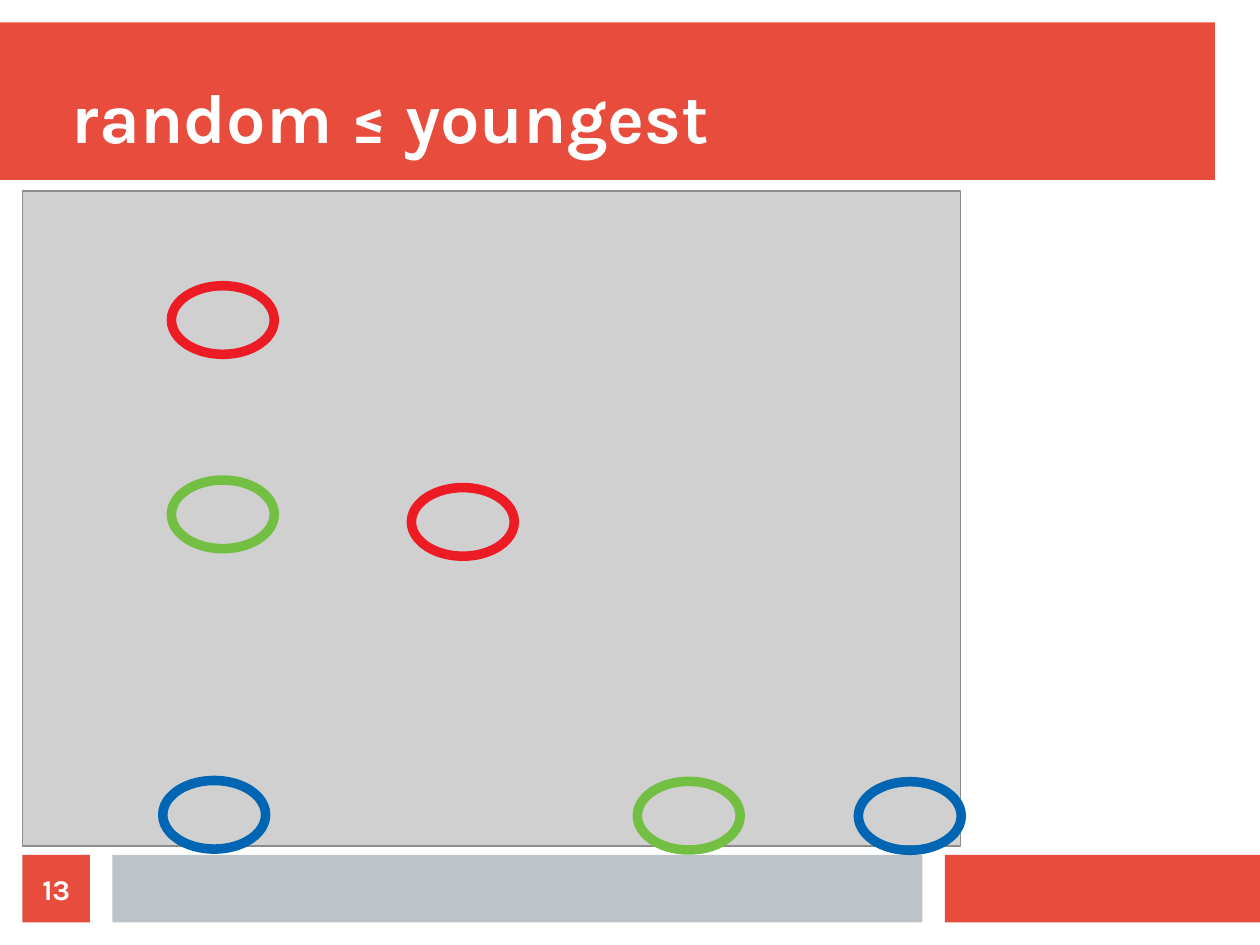
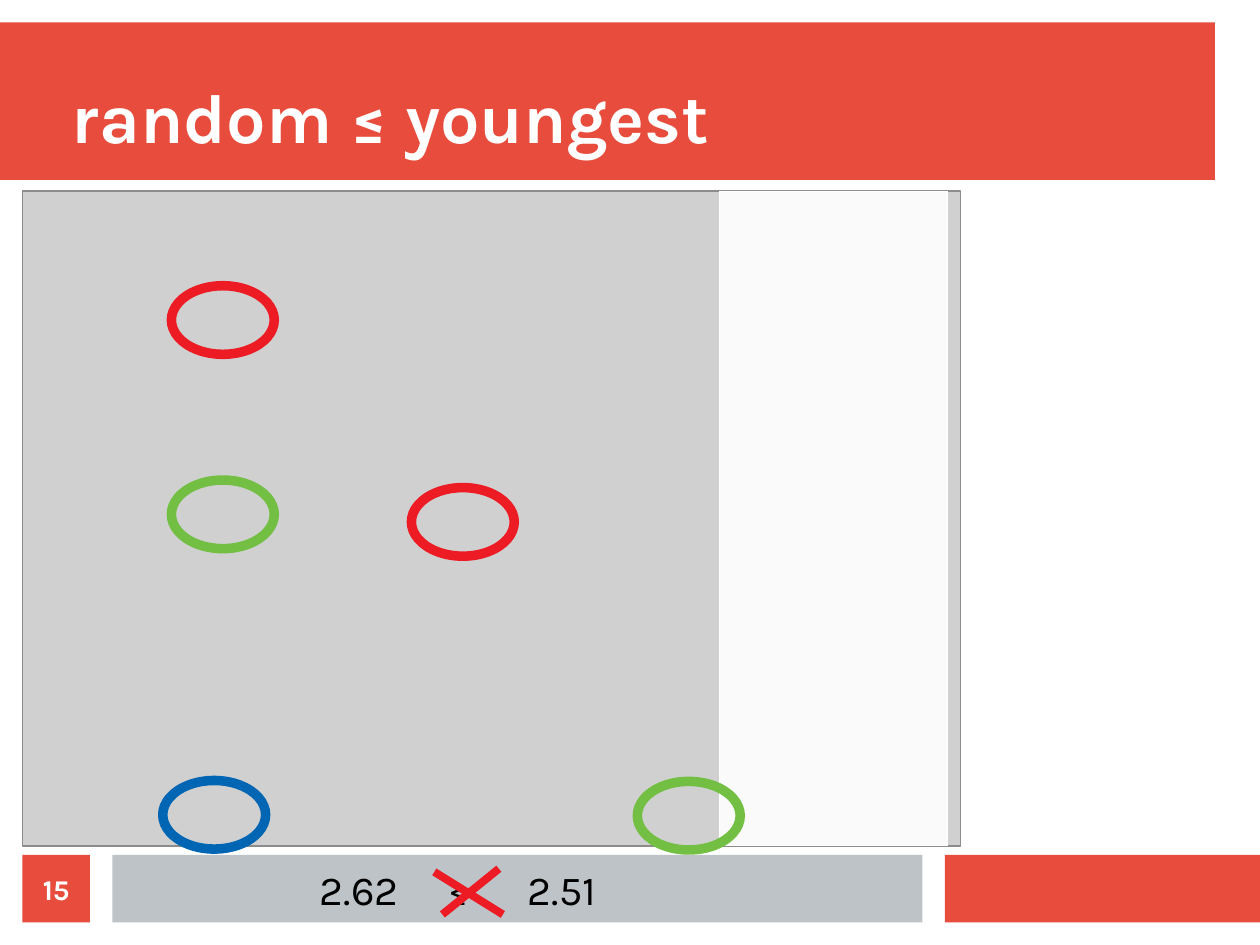
Before and after one commit to richelbilderbeek/Science, a slide deck: slide 15 of Bilderbeek20180502TeceMeeting/20180502Sampling.odp (slide 13 before the commit). Drawn at 1260x945 pixels with LibreOffice and Linux fonts; fonts in the diff are those of the drawing; grey boxes stand for pictures. Boxes give left, top, right and bottom in pixels: in the first picture for what was removed or moved away, otherwise in the second. Text is boxed around its words. In the diff, an @@ line names an element or a change of style, - is before the commit and + after.

```diff
--- a/Bilderbeek20180502TeceMeeting/20180502Sampling.odp
+++ b/Bilderbeek20180502TeceMeeting/20180502Sampling.odp
@@ rectangle added at (x1=720, y1=191, x2=948, y2=846), fill #FFFFFF at 90% opacity, outline #FFFFFF 0 pt @@
@@ ellipse removed at (x1=859, y1=782, x2=962, y2=851) @@
@@ line added from (442, 915) to (499, 869), #ED1C24 4.99 pt @@
@@ page number at (x1=43, y1=881, x2=70, y2=901): text changed @@
-13
+15
@@ text added at (x1=320, y1=878, x2=596, y2=906), 26 pt, text #000000 @@
+2.62 ≤ 2.51
@@ line added from (434, 872) to (503, 915), #ED1C24 4.99 pt @@
```
Also in this commit, not shown: 9 other slides changed, 3 slides added, 1 slide removed, 4 other files.
